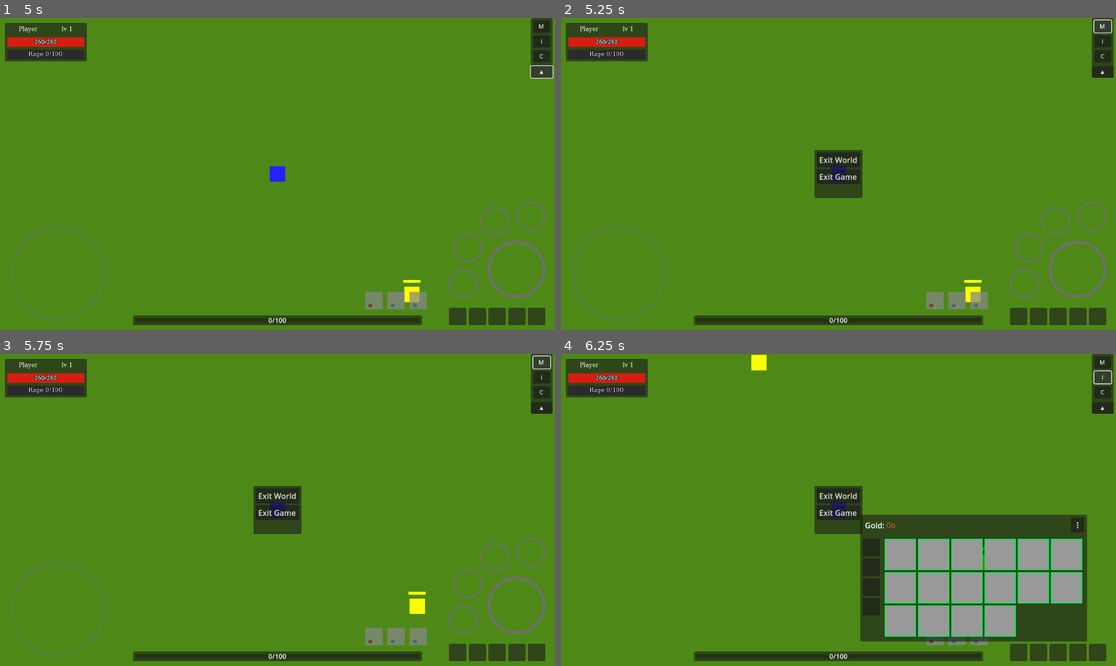
Above: before the commit, frames 1-4 (two rows, left to right).
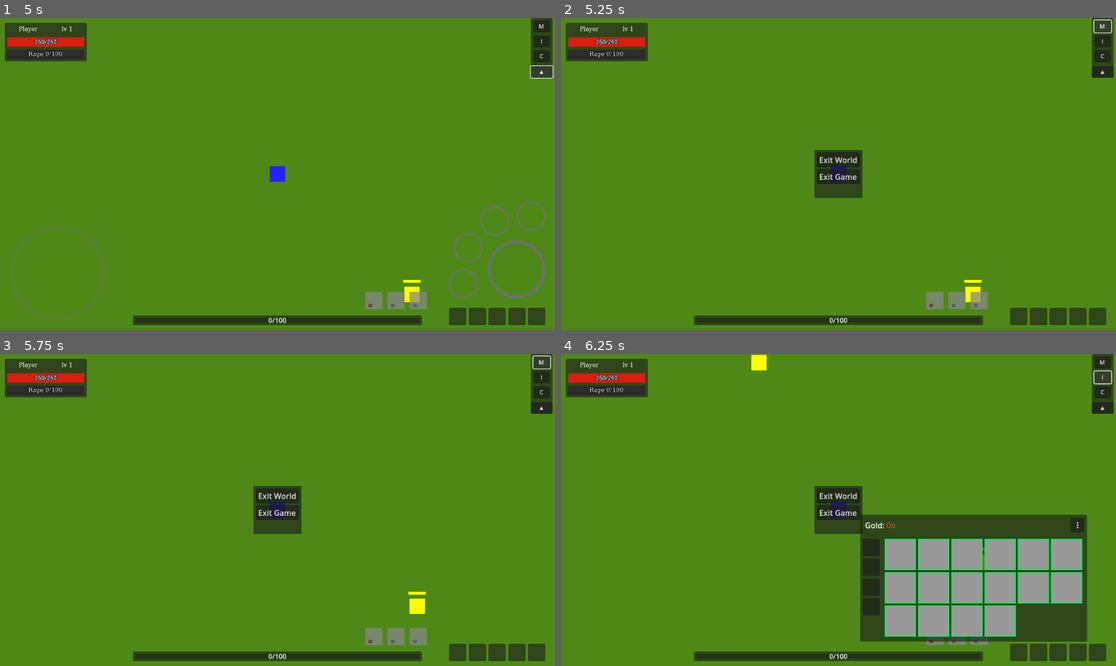
Above: after the commit, the same moments.

Repository: denisshkytko/mmo-mvp-godot
Game: Godot game, scene res://game/scenes/Main.tscn
The game is run twice, just before and just after one commit, with the same random seed, the same clock (stepped at 60 frames per second) and the same inputs. This scene is started directly instead of the project's main scene. The engine's default icon, where the game draws it, is replaced by a stand-in: a white triangle on a blue panel in a dark square.
Inputs (mouse positions are in pixels of both pictures, inside the frame that each line leads up to):
- Up to frame 1 (5 s): click (455, 317) at 0.5 s; click (477, 317) at 1.25 s; click (499, 317) at 2 s; click (516, 317) at 2.75 s; click (538, 317) at 3.5 s; click "▼" at 4.25 s
- Up to frame 2 (5.25 s): click "M" at 5 s
- Up to frame 3 (5.75 s): no input
- Up to frame 4 (6.25 s): click "I" at 5.75 s

Frame 1 is identical in both runs. In frame 2, 0.6% of the frame differs, in the area x 80-99%, y 59-90%; in frame 3, 0.6%; in frame 4, nothing differs.

Commit message:
Hide mobile HUD when menu panel opens

Diff:
--- a/ui/game/hud/menu_hud.gd
+++ b/ui/game/hud/menu_hud.gd
@@ -1,4 +1,6 @@
 extends CanvasLayer
+
+signal hud_visibility_changed(is_open: bool)
 
 @onready var menu_button: Button = get_node_or_null("MenuButton")
 @onready var panel: Panel = $Root/Panel
@@ -8,6 +10,7 @@
 func _ready() -> void:
 	add_to_group("menu_hud")
 	panel.visible = false
+	emit_signal("hud_visibility_changed", panel.visible)
 	if menu_button != null:
 		menu_button.pressed.connect(_toggle)
 	exit_world.pressed.connect(_exit_world)
@@ -27,13 +30,18 @@
 		panel.visible = false
 	else:
 		panel.visible = false
+	emit_signal("hud_visibility_changed", panel.visible)
 
 func _toggle() -> void:
 	panel.visible = not panel.visible
+	emit_signal("hud_visibility_changed", panel.visible)
 
 
 func toggle_menu() -> void:
 	_toggle()
+
+func is_open() -> bool:
+	return panel.visible
 
 func _save_now() -> void:
 	var gm: Node = get_tree().get_first_node_in_group("game_manager")
--- a/ui/game/hud/mobile/mobile_hud.gd
+++ b/ui/game/hud/mobile/mobile_hud.gd
@@ -9,9 +9,11 @@
 var _inventory_ui: Node = null
 var _character_ui: Node = null
 var _merchant_ui: Node = null
+var _menu_ui: Node = null
 var _inventory_open: bool = false
 var _character_open: bool = false
 var _merchant_open: bool = false
+var _menu_open: bool = false
 
 
 func _ready() -> void:
@@ -50,11 +52,16 @@
 		_merchant_ui.hud_visibility_changed.connect(_on_merchant_visibility_changed)
 		if _merchant_ui.has_method("is_open"):
 			_merchant_open = bool(_merchant_ui.call("is_open"))
+	_menu_ui = get_tree().get_first_node_in_group("menu_hud")
+	if _menu_ui != null and _menu_ui.has_signal("hud_visibility_changed"):
+		_menu_ui.hud_visibility_changed.connect(_on_menu_visibility_changed)
+		if _menu_ui.has_method("is_open"):
+			_menu_open = bool(_menu_ui.call("is_open"))
 	_update_visibility()
 
 
 func _update_visibility() -> void:
-	visible = _base_visible and not (_inventory_open or _character_open or _merchant_open)
+	visible = _base_visible and not (_inventory_open or _character_open or _merchant_open or _menu_open)
 
 
 func _on_inventory_visibility_changed(is_open: bool) -> void:
@@ -69,6 +76,11 @@
 
 func _on_merchant_visibility_changed(is_open: bool) -> void:
 	_merchant_open = is_open
+	_update_visibility()
+
+
+func _on_menu_visibility_changed(is_open: bool) -> void:
+	_menu_open = is_open
 	_update_visibility()
 
 
